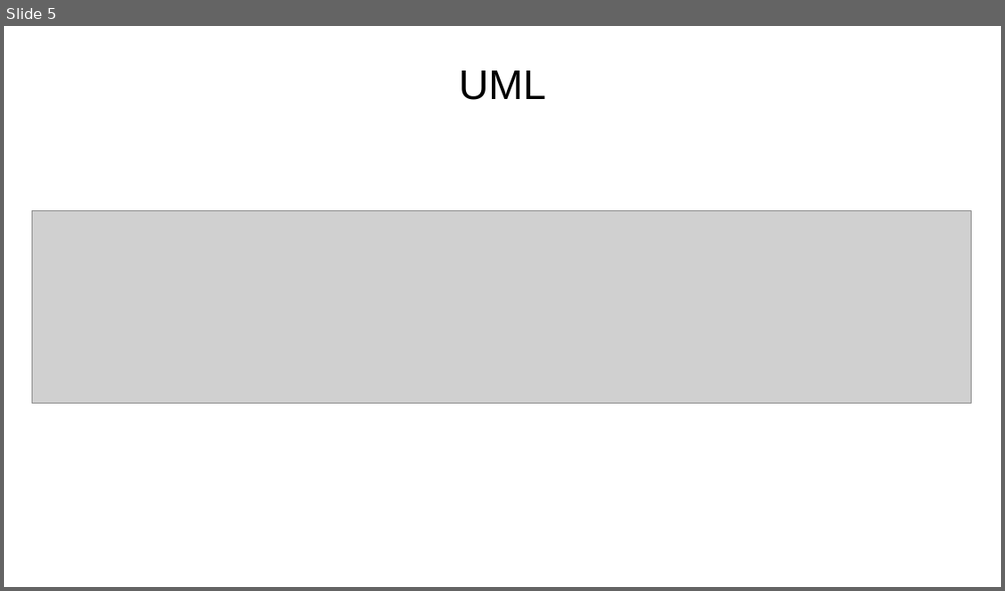
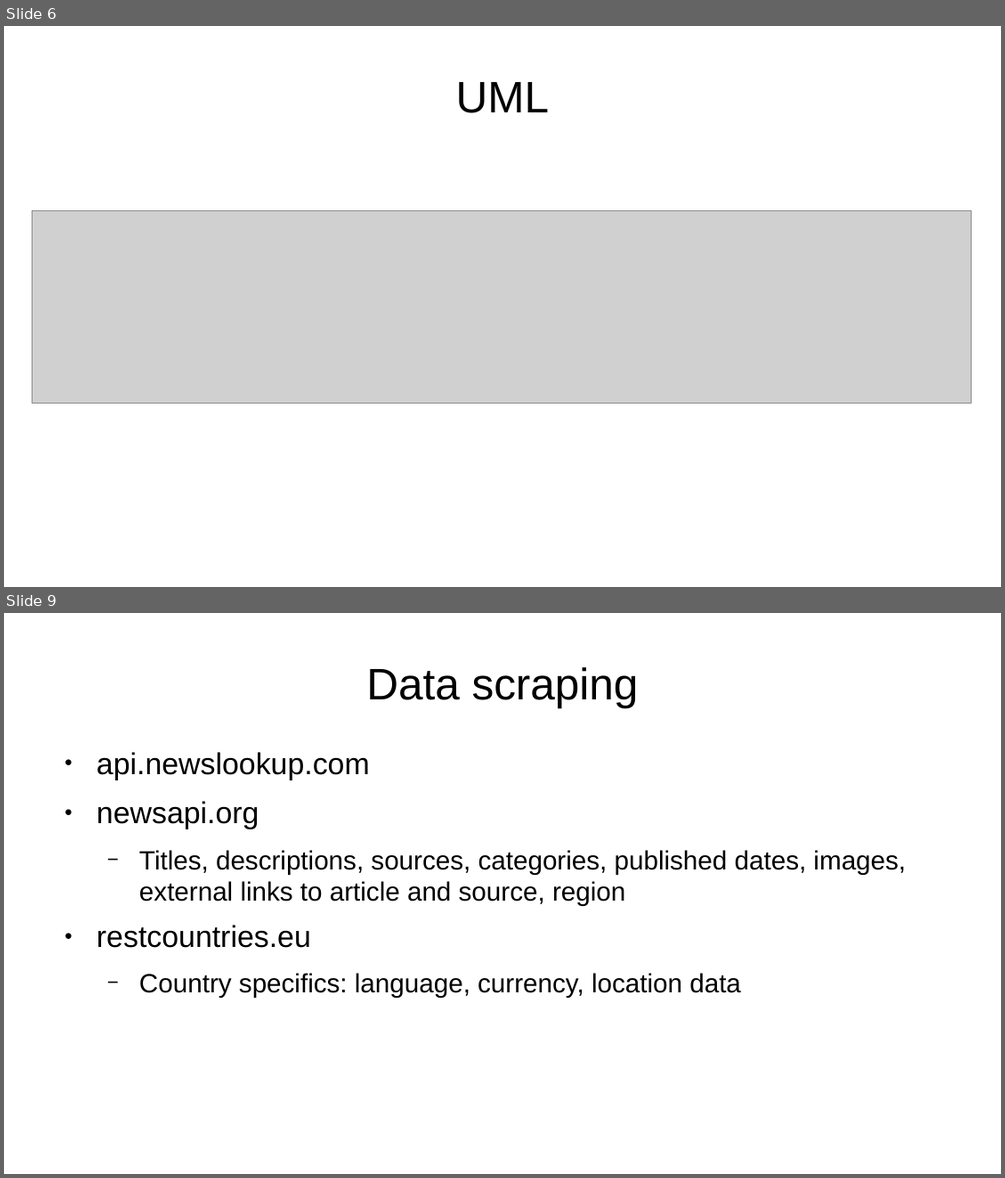
Before and after one commit to swilery/cs373-idb, a slide deck: SWE presentation.odp. Shown one above the other, each under a label of ours: slide 5 before the commit, slides 6 and 9 after it; the slides between them are not shown. The pictures are 1005x591 and 1005x1178 pixels, drawn with LibreOffice and Linux fonts; fonts in the diff are those of the drawing; grey boxes stand for pictures; background and template pictures are left out. Boxes give left, top, right and bottom in pixels: in the first picture for what was removed or moved away, otherwise in the second. Text is boxed around its words. In the diff, an @@ line names an element or a change of style, - is before the commit and + after.

```diff
--- a/SWE presentation.odp
+++ b/SWE presentation.odp
@@ slide 9 added at <box>4,613,1001,1174</box>, background #FFFFFF @@
@@ title added at <box>366,667,639,708</box>, 35.1 pt, text #000000 @@
+Data scraping
@@ text added at <box>97,752,906,997</box>, 21 pt, text #000000 @@
+● api.newslookup.com
+● newsapi.org
+  − Titles, descriptions, sources, categories, published dates, images, external links to article and source, region
+● restcountries.eu
+  − Country specifics: language, currency, location data
@@ what was slide 5 is now slide 6 @@
@@ slide 6 changed as well @@
@@ title "UML": place and size @@
-title "UML" at <box>459,70,546,100</box>
+title "UML" at <box>456,82,549,113</box>
@@ title "UML" at <box>456,82,549,113</box>: size 33 to 35.1 pt @@
```
Also in this commit, not shown: 3 other slides changed, 6 other slides added, 5 slides removed, 1 other file.
